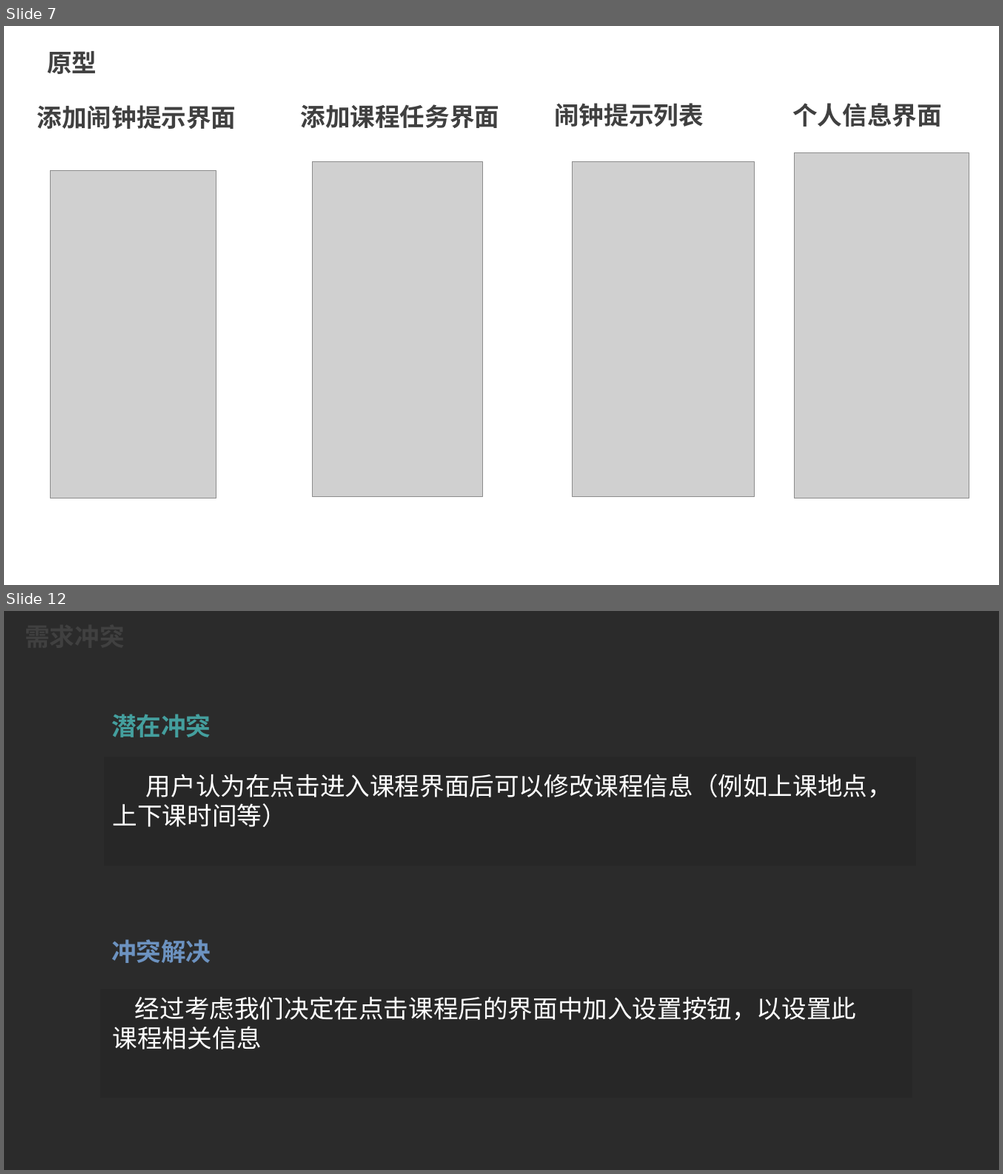
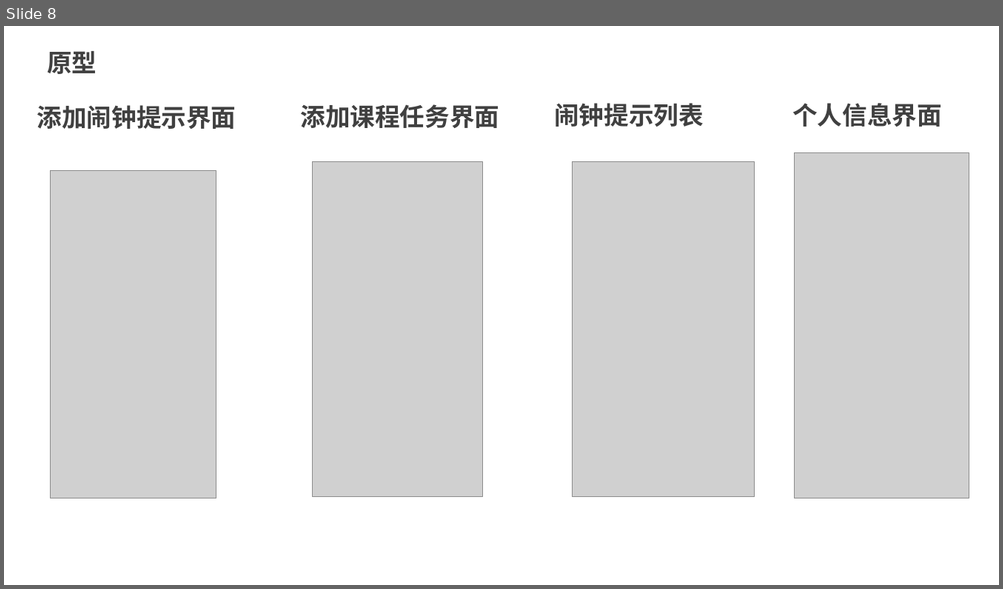
Before and after one commit to wo-ay/G10, a slide deck: 项目文档/文档与ppt/G10SRS评审PPT.pptx. Shown one above the other, each under a label of ours: slides 7 and 12 before the commit, slide 8 after it; the slides between them are not shown. The pictures are 1003x1174 and 1003x589 pixels, drawn with LibreOffice and Linux fonts; fonts in the diff are those of the drawing; grey boxes stand for pictures; background and template pictures are left out; a plain dark background stands for a picture behind light text. Boxes give left, top, right and bottom in pixels: in the first picture for what was removed or moved away, otherwise in the second. Text is boxed around its words. In the diff, an @@ line names an element or a change of style, - is before the commit and + after.

```diff
--- a/项目文档/文档与ppt/G10SRS评审PPT.pptx
+++ b/项目文档/文档与ppt/G10SRS评审PPT.pptx
@@ slide 12 removed at bbox=[4, 611, 999, 1170], background picture (left out) @@
@@ text removed at bbox=[111, 714, 210, 738] @@
-需求冲突
@@ text removed at bbox=[111, 714, 210, 963] @@
-潜在冲突
@@ rectangle removed at bbox=[104, 758, 916, 866] @@
@@ text removed at bbox=[113, 774, 892, 827] @@
-用户认为在点击进入课程界面后可以修改课程信息（例如上课地点，上下课时间等）
@@ text removed at bbox=[111, 940, 210, 963] @@
-冲突解决
@@ rectangle removed at bbox=[100, 989, 912, 1098] @@
@@ text removed at bbox=[113, 997, 856, 1050] @@
-经过考虑我们决定在点击课程后的界面中加入设置按钮，以设置此课程相关信息
@@ what was slide 7 is now slide 8 @@
```
Also in this commit, not shown: 5 slides changed, 4 slides added, 4 other slides removed, 1 other file.
